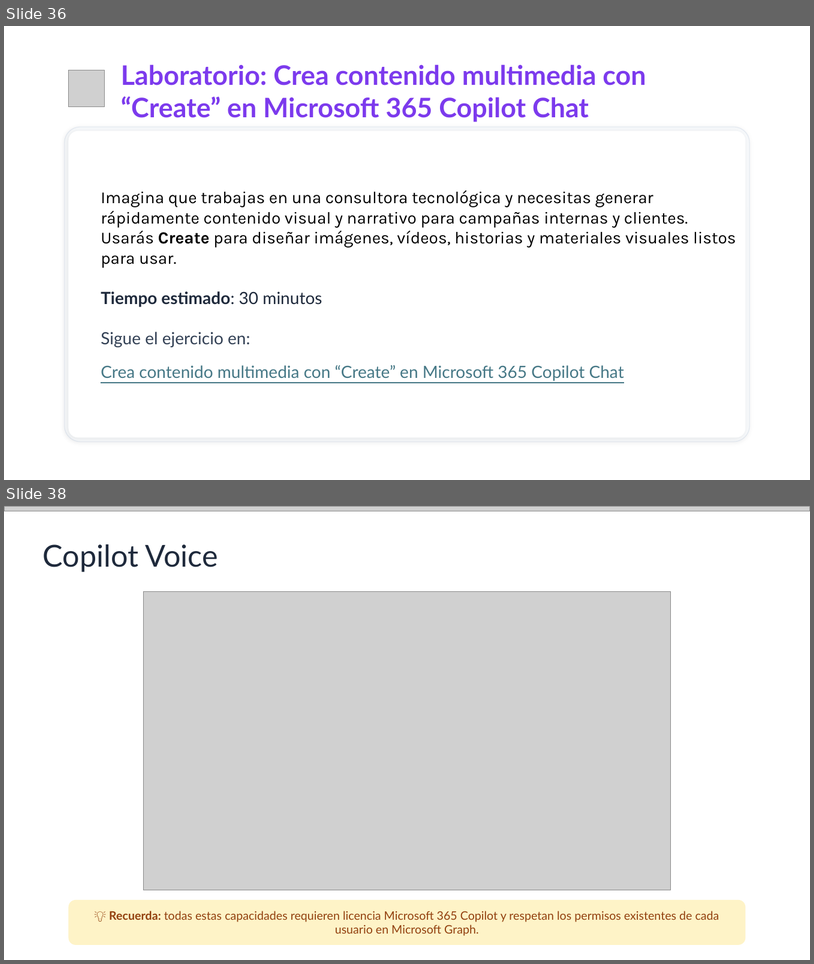
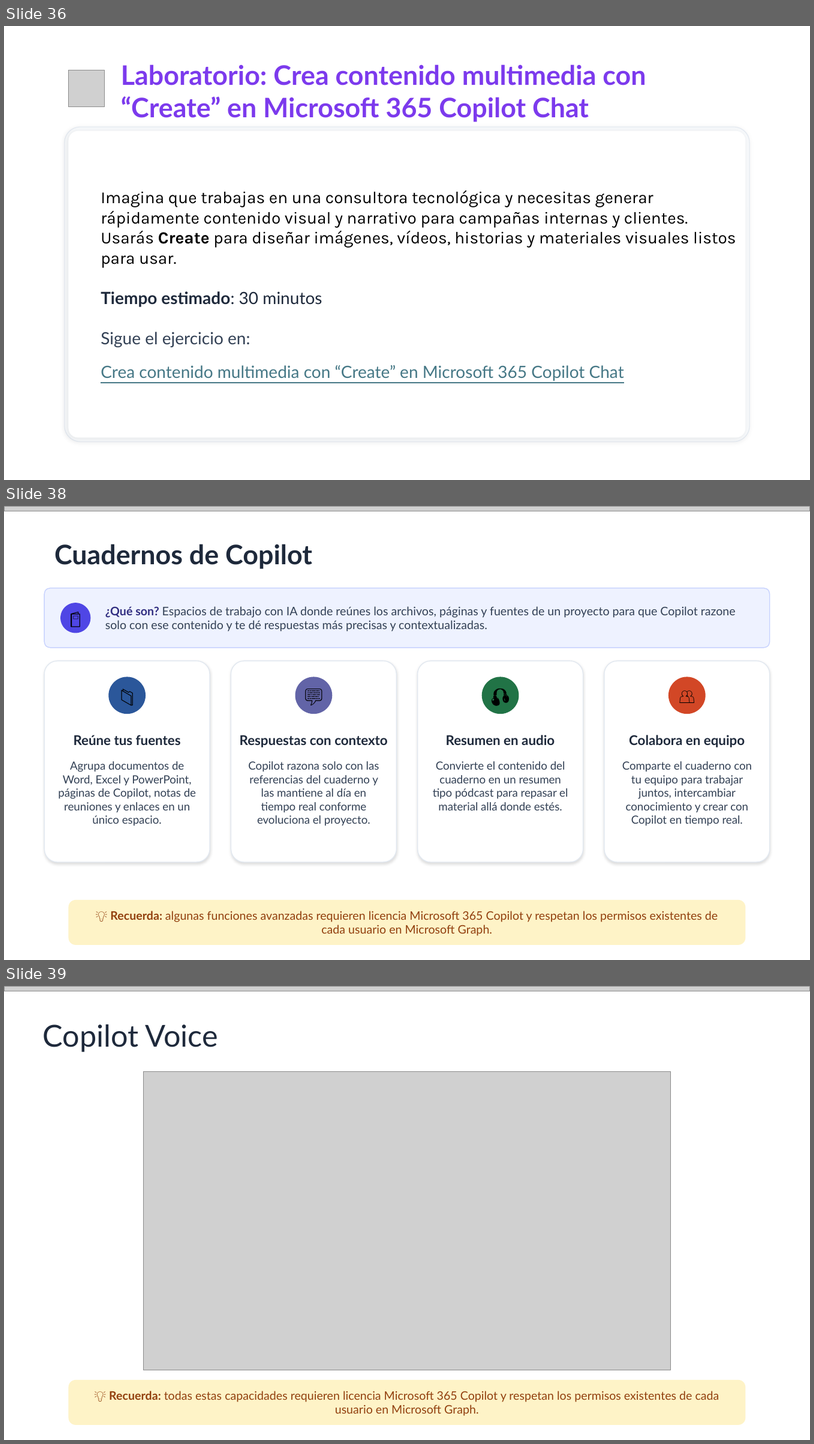
Before and after one commit to quizeth/Labs, a slide deck: IA y Copilot para business professionals/IA Generativa y Microsoft Copilot para profesionales.pptx. Shown one above the other, each under a label of ours: slides 36 and 38 before the commit, slides 36, 38 and 39 after it; the slides between them are not shown. The pictures are 814x964 and 814x1444 pixels, drawn with LibreOffice and Linux fonts; fonts in the diff are those of the drawing; grey boxes stand for pictures; background and template pictures are left out. Boxes give left, top, right and bottom in pixels: in the first picture for what was removed or moved away, otherwise in the second. Text is boxed around its words. In the diff, an @@ line names an element or a change of style, - is before the commit and + after.

```diff
--- a/IA y Copilot para business professionals/IA Generativa y Microsoft Copilot para profesionales.pptx
+++ b/IA y Copilot para business professionals/IA Generativa y Microsoft Copilot para profesionales.pptx
@@ slide 38 added at [4, 506, 810, 960], background #FFFFFF @@
@@ picture added at [4, 506, 810, 511] @@
@@ text added at [54, 544, 312, 569], 32 pt, text #1E293B, bold @@
+Cuadernos de Copilot
@@ rounded rectangle added at [45, 588, 770, 648], fill #EEF2FF, outline #C7D2FE 1 pt @@
@@ ellipse added at [60, 603, 90, 633], fill #4F46E5, 20 pt, text #000000 @@
+📓
@@ text added at [105, 606, 736, 631], 14 pt, text #334155 @@
+¿Qué son? Espacios de trabajo con IA donde reúnes los archivos, páginas y fuentes de un proyecto para que Copilot razone solo con ese contenido y te dé respuestas más precisas y contextualizadas.
@@ rounded rectangle added at [45, 661, 210, 862], fill #FFFFFF, outline #E2E8F0 1 pt @@
@@ rounded rectangle added at [231, 661, 396, 862], fill #FFFFFF, outline #E2E8F0 1 pt @@
@@ rounded rectangle added at [418, 661, 584, 862], fill #FFFFFF, outline #E2E8F0 1 pt @@
@@ rounded rectangle added at [605, 661, 770, 862], fill #FFFFFF, outline #E2E8F0 1 pt @@
@@ ellipse added at [108, 676, 146, 714], fill #2B579A, 22 pt, text #000000 @@
+📁
@@ ellipse added at [296, 676, 332, 714], fill #6264A7, 22 pt, text #000000 @@
+💬
@@ ellipse added at [482, 676, 519, 714], fill #217346, 22 pt, text #000000 @@
+🎧
@@ ellipse added at [669, 676, 706, 714], fill #D24726, 22 pt, text #000000 @@
+👥
@@ text added at [74, 735, 181, 745], 16 pt, text #1E293B, bold @@
+Reúne tus fuentes
@@ text added at [240, 735, 388, 747], 16 pt, text #1E293B, bold @@
+Respuestas con contexto
@@ text added at [446, 735, 555, 745], 16 pt, text #1E293B, bold @@
+Resumen en audio
@@ text added at [629, 735, 745, 747], 16 pt, text #1E293B, bold @@
+Colabora en equipo
@@ text added at [58, 761, 196, 826], 13.3 pt, text #334155 @@
+Agrupa documentos de Word, Excel y PowerPoint, páginas de Copilot, notas de reuniones y enlaces en un único espacio.
@@ text added at [248, 761, 380, 826], 13.3 pt, text #334155 @@
+Copilot razona solo con las referencias del cuaderno y las mantiene al día en tiempo real conforme evoluciona el proyecto.
@@ text added at [433, 761, 568, 810], 13.3 pt, text #334155 @@
+Convierte el contenido del cuaderno en un resumen tipo pódcast para repasar el material allá donde estés.
@@ text added at [623, 761, 752, 826], 13.3 pt, text #334155 @@
+Comparte el cuaderno con tu equipo para trabajar juntos, intercambiar conocimiento y crear con Copilot en tiempo real.
@@ rounded rectangle added at [69, 900, 746, 945], fill #FEF3C7, 14 pt, text #92400E @@
+💡 Recuerda: algunas funciones avanzadas requieren licencia Microsoft 365 Copilot y respetan los permisos existentes de cada usuario en Microsoft Graph.
@@ what was slide 38 is now slide 39 @@
```
Also in this commit, not shown: 7 slides changed.
